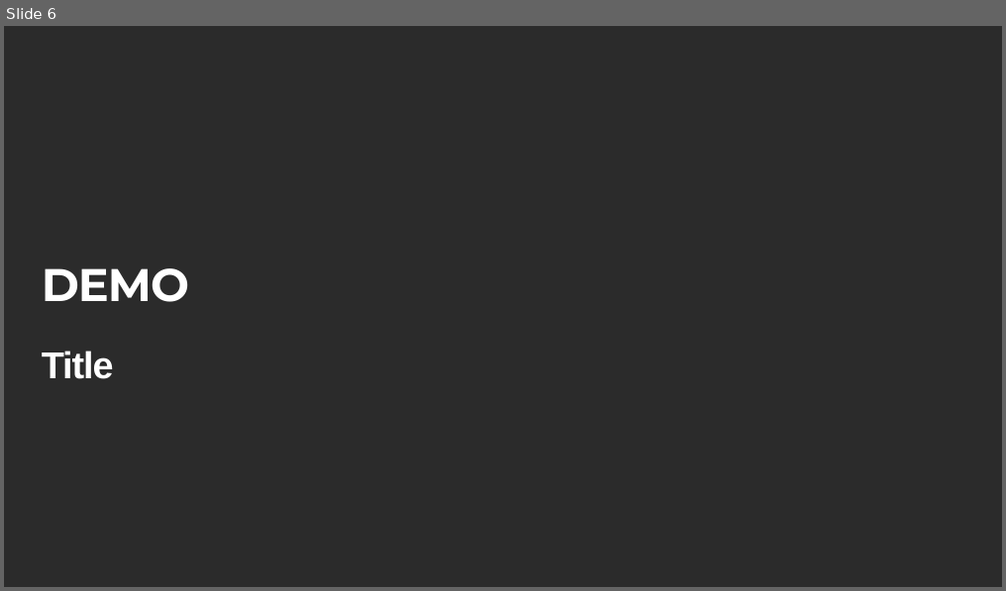
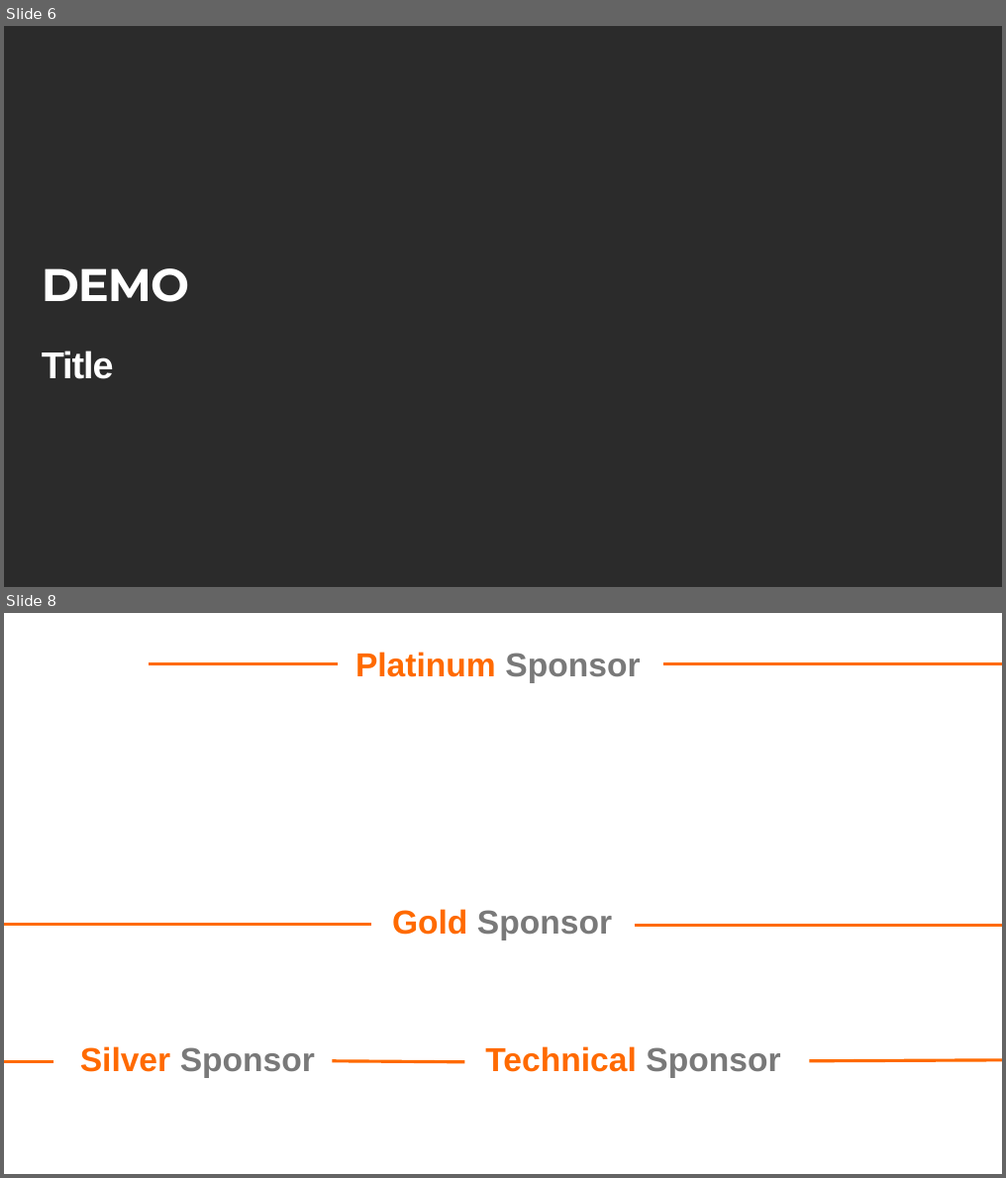
Before and after one commit to DotNetCodeIT/AIday2023, a slide deck: Template/Template_AIDay2023.pptx. Shown one above the other, each under a label of ours: slide 6 before the commit, slides 6 and 8 after it; the slides between them are not shown. The pictures are 1006x591 and 1006x1178 pixels, drawn with LibreOffice and Linux fonts; fonts in the diff are those of the drawing; background and template pictures are left out; a plain dark background stands for a picture behind light text. Boxes give left, top, right and bottom in pixels: in the first picture for what was removed or moved away, otherwise in the second. Text is boxed around its words. In the diff, an @@ line names an element or a change of style, - is before the commit and + after.

```diff
--- a/Template/Template_AIDay2023.pptx
+++ b/Template/Template_AIDay2023.pptx
@@ slide 8 added at (4, 613, 1002, 1174), background #FFFFFF @@
@@ line added from (149, 663) to (338, 663), #FF6A00 3 pt @@
@@ text added at (355, 652, 640, 683), 32 pt, text #FF6A00, bold @@
+Platinum Sponsor
@@ line added from (664, 663) to (1002, 663), #FF6A00 3 pt @@
@@ text added at (392, 909, 612, 941), 32 pt, text #797979, bold @@
+Gold Sponsor
@@ line added from (4, 925) to (371, 925), #FF6A00 3 pt @@
@@ line added from (635, 925) to (1002, 925), #FF6A00 3 pt @@
@@ text added at (80, 1047, 315, 1078), 32 pt, text #797979, bold @@
+Silver Sponsor
@@ text added at (485, 1047, 780, 1078), 32 pt, text #FF6A00, bold @@
+Technical Sponsor
@@ line added from (4, 1061) to (54, 1061), #FF6A00 3 pt @@
@@ line added from (332, 1061) to (465, 1062), #FF6A00 3 pt @@
@@ line added from (810, 1061) to (1002, 1060), #FF6A00 3 pt @@
```
Also in this commit, not shown: 1 other slide added, 2 slides removed.
